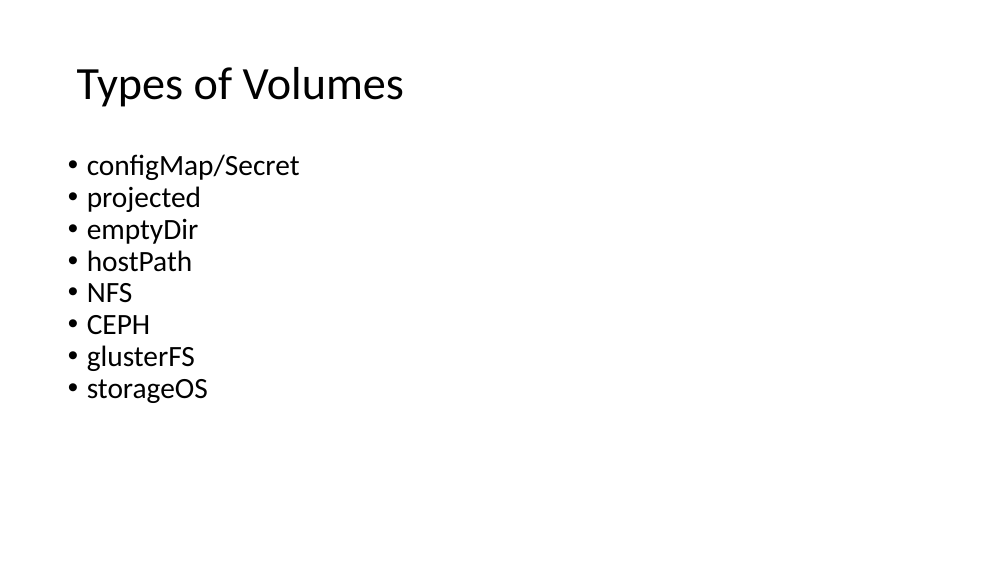
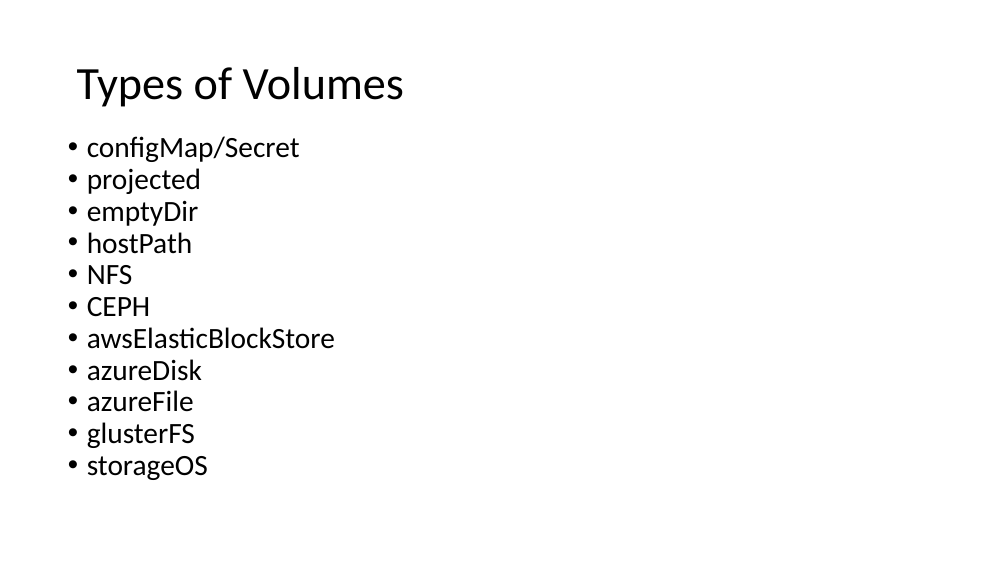
Before and after one commit to eylonmalin/k8s-training, a slide deck: slide 8 of day-4/Using Kubernetes Day 4.pptx. Drawn at 1008x567 pixels with LibreOffice and Linux fonts; fonts in the diff are those of the drawing. Boxes give left, top, right and bottom in pixels: in the first picture for what was removed or moved away, otherwise in the second. Text is boxed around its words. In the diff, an @@ line names an element or a change of style, - is before the commit and + after.

Commit message:
update day4 ppt

```diff
--- a/day-4/Using Kubernetes Day 4.pptx
+++ b/day-4/Using Kubernetes Day 4.pptx
@@ text "configMap/Secret": place and size @@
-text "configMap/Secret" at [87,154,300,403]
+text "configMap/Secret" at [87,136,335,480]
@@ text at [87,327,335,412]: paragraphs added @@
+• awsElasticBlockStore
+• azureDisk
+• azureFile
```
Also in this commit, not shown: 1 other slide changed.
